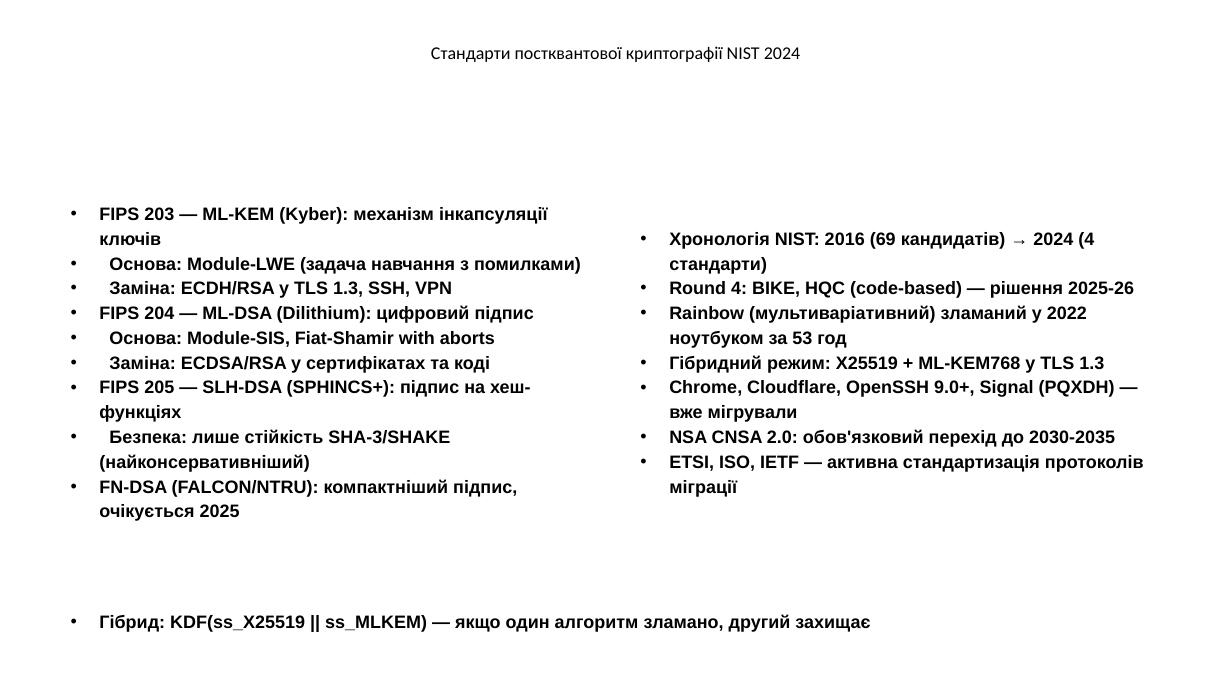
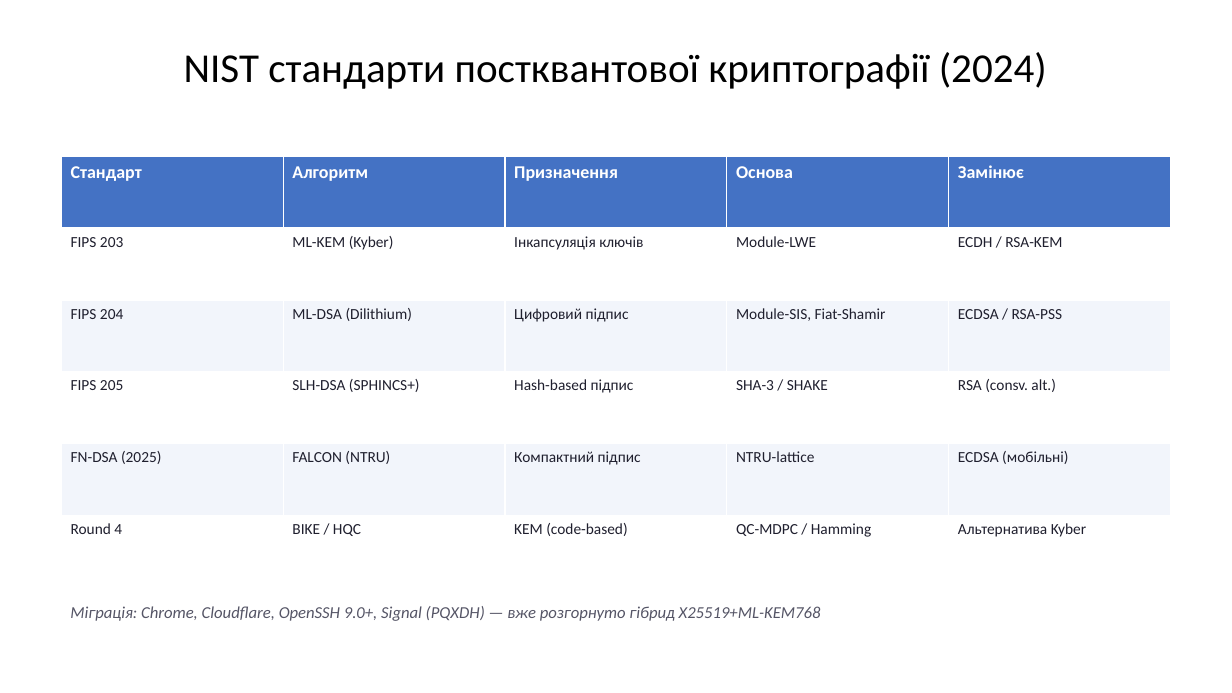
Before and after one commit to Andriykooo/ifntung-studies, a slide deck: slide 13 of Year 1/Постквантова криптографія/UA/2026/PPT/Презентація_1.pptx. Drawn at 1232x693 pixels with LibreOffice and Linux fonts; fonts in the diff are those of the drawing. Boxes give left, top, right and bottom in pixels: in the first picture for what was removed or moved away, otherwise in the second. Text is boxed around its words. In the diff, an @@ line names an element or a change of style, - is before the commit and + after.

```diff
--- a/Year 1/Постквантова криптографія/UA/2026/PPT/Презентація_1.pptx
+++ b/Year 1/Постквантова криптографія/UA/2026/PPT/Презентація_1.pptx
@@ text at [184, 52, 1047, 89]: text changed; size 14 to 32 pt @@
-Стандарти постквантової криптографії NIST 2024
+NIST стандарти постквантової криптографії (2024)
@@ table added at [61, 157, 1170, 588], 6 rows, 5 columns @@
+Стандарт | Алгоритм | Призначення | Основа | Замінює
+FIPS 203 | ML-KEM (Kyber) | Інкапсуляція ключів | Module-LWE | ECDH / RSA-KEM
+FIPS 204 | ML-DSA (Dilithium) | Цифровий підпис | Module-SIS, Fiat-Shamir | ECDSA / RSA-PSS
+FIPS 205 | SLH-DSA (SPHINCS+) | Hash-based підпис | SHA-3 / SHAKE | RSA (consv. alt.)
+FN-DSA (2025) | FALCON (NTRU) | Компактний підпис | NTRU-lattice | ECDSA (мобільні)
+Round 4 | BIKE / HQC | KEM (code-based) | QC-MDPC / Hamming | Альтернатива Kyber
@@ text removed at [99, 207, 581, 521] @@
-• FIPS 203 — ML-KEM (Kyber): механізм інкапсуляції ключів
-• Основа: Module-LWE (задача навчання з помилками)
-• Заміна: ECDH/RSA у TLS 1.3, SSH, VPN
-• FIPS 204 — ML-DSA (Dilithium): цифровий підпис
-• Основа: Module-SIS, Fiat-Shamir with aborts
-• Заміна: ECDSA/RSA у сертифікатах та коді
-• FIPS 205 — SLH-DSA (SPHINCS+): підпис на хеш-функціях
-• Безпека: лише стійкість SHA-3/SHAKE (найконсервативніший)
-• FN-DSA (FALCON/NTRU): компактніший підпис, очікується 2025
@@ text removed at [669, 232, 1144, 497] @@
-• Хронологія NIST: 2016 (69 кандидатів) → 2024 (4 стандарти)
-• Round 4: BIKE, HQC (code-based) — рішення 2025-26
-• Rainbow (мультиваріативний) зламаний у 2022 ноутбуком за 53 год
-• Гібридний режим: X25519 + ML-KEM768 у TLS 1.3
-• Chrome, Cloudflare, OpenSSH 9.0+, Signal (PQXDH) — вже мігрували
-• NSA CNSA 2.0: обов'язковий перехід до 2030-2035
-• ETSI, ISO, IETF — активна стандартизація протоколів міграції
@@ text added at [70, 606, 821, 621], 13 pt, text #555566, italic @@
+Міграція: Chrome, Cloudflare, OpenSSH 9.0+, Signal (PQXDH) — вже розгорнуто гібрид X25519+ML-KEM768
@@ text removed at [99, 614, 870, 632] @@
-• Гібрид: KDF(ss_X25519 || ss_MLKEM) — якщо один алгоритм зламано, другий захищає
```
Also in this commit, not shown: 11 other slides changed, 3 other files.
